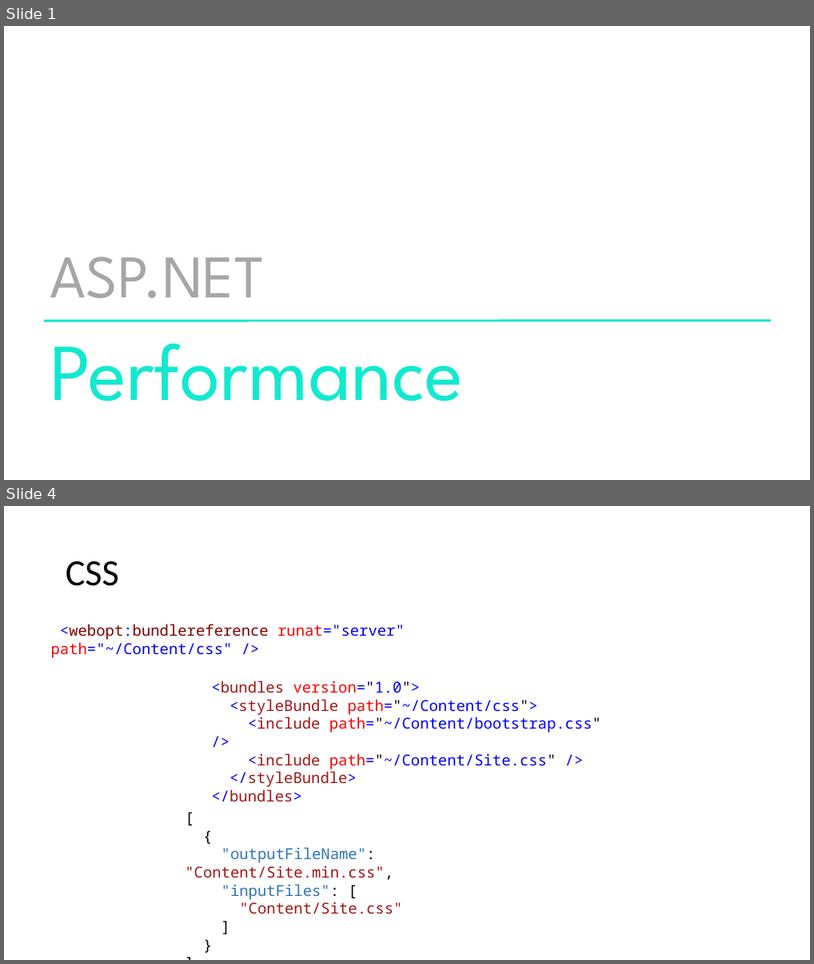
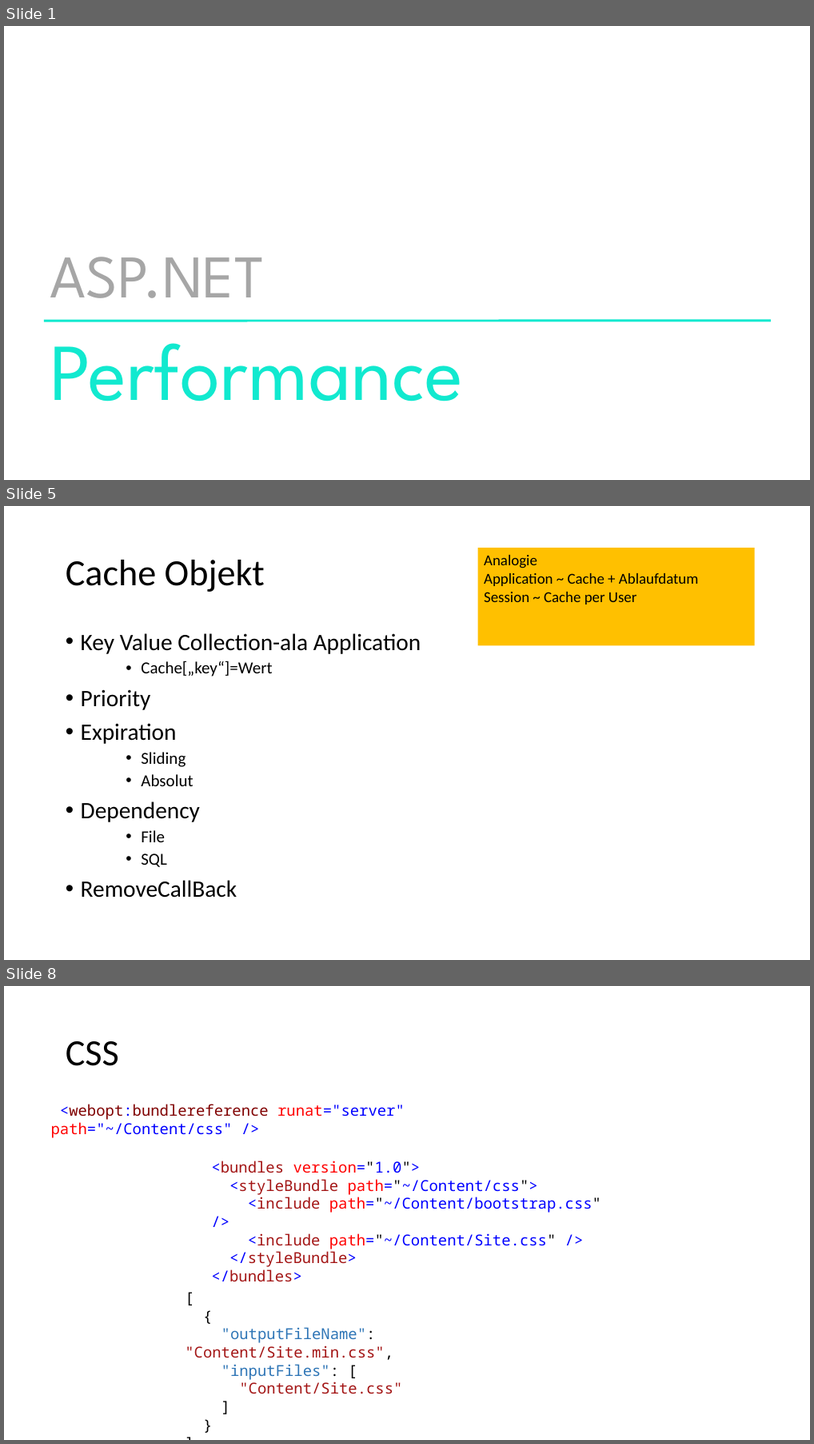
Before and after one commit to ppedvAG/WebformsKurs, a slide deck: 14Performance.pptx. Shown one above the other, each under a label of ours: slides 1 and 4 before the commit, slides 1, 5 and 8 after it; the slides between them are not shown. The pictures are 814x964 and 814x1444 pixels, drawn with LibreOffice and Linux fonts; fonts in the diff are those of the drawing. Boxes give left, top, right and bottom in pixels: in the first picture for what was removed or moved away, otherwise in the second. Text is boxed around its words. In the diff, an @@ line names an element or a change of style, - is before the commit and + after.

```diff
--- a/14Performance.pptx
+++ b/14Performance.pptx
@@ slide 5 added at [4, 506, 810, 960], background #FFFFFF @@
@@ rectangle added at [478, 548, 755, 646], fill #FFC000, 18 pt, text #000000 @@
+Analogie
+Application ~ Cache + Ablaufdatum
+Session ~ Cache per User
@@ title added at [66, 560, 265, 592], 44 pt, text #000000 @@
+Cache Objekt
@@ text added at [81, 633, 422, 897], 28 pt, text #000000 @@
+• Key Value Collection-ala Application
+    • Cache[„key“]=Wert
+• Priority
+• Expiration
+    • Sliding
+    • Absolut
+• Dependency
+    • File
+    • SQL
+• RemoveCallBack
@@ what was slide 4 is now slide 8 @@
```
Also in this commit, not shown: 2 slides changed, 3 other slides added, 1 slide removed, 13 other files.
